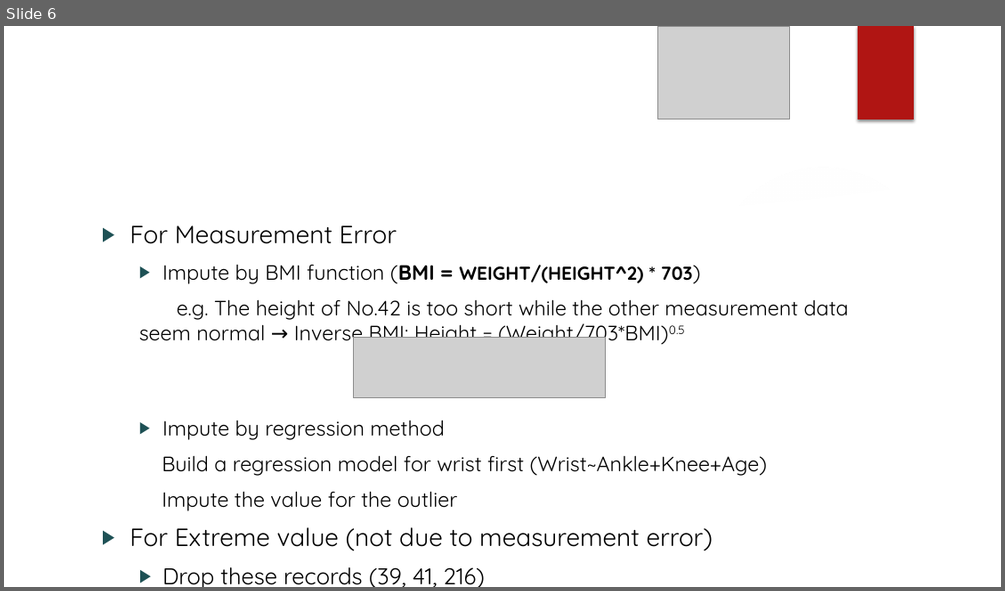
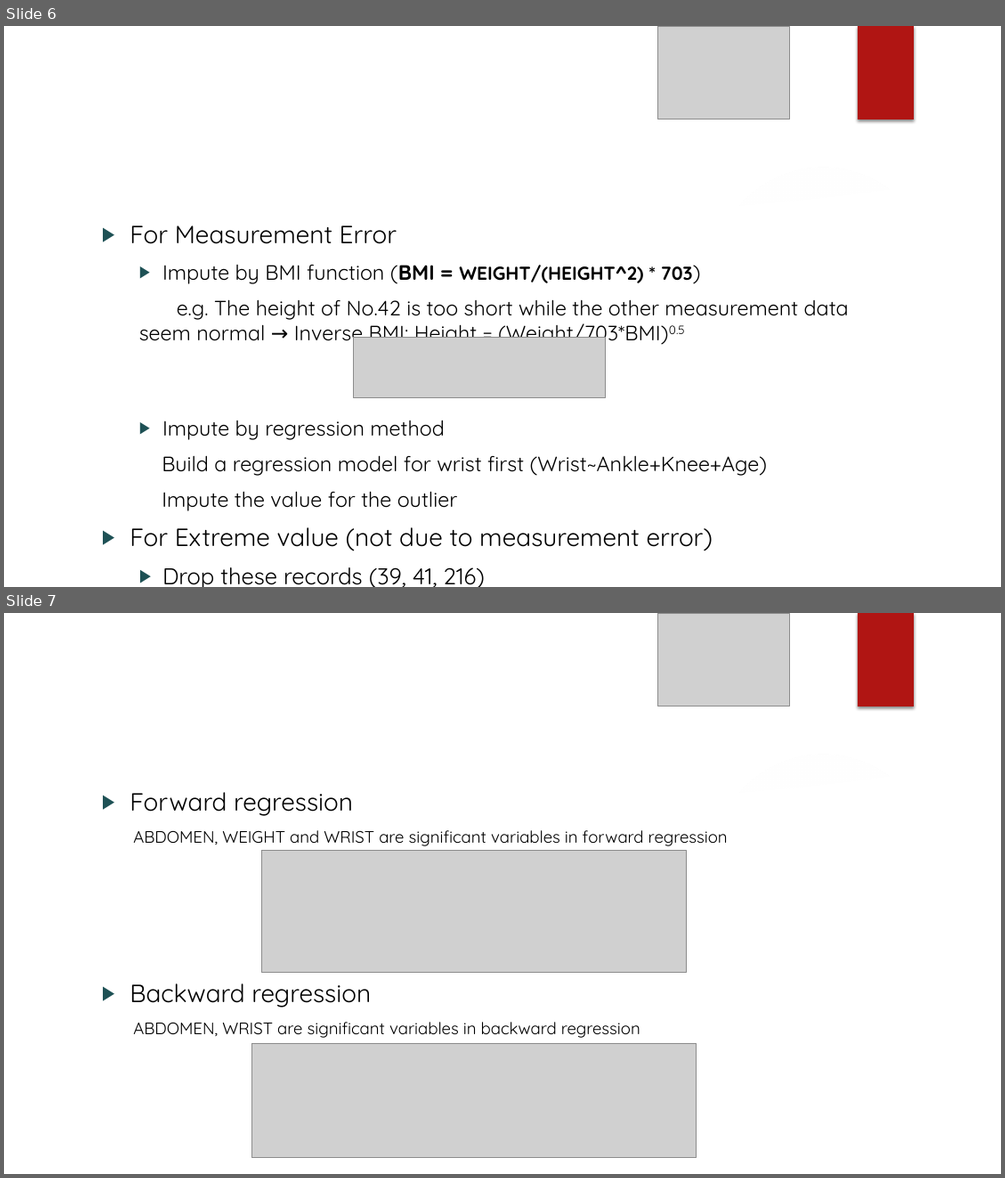
Before and after one commit to TroubleZN/Stat628_Bodyfat, a slide deck: Slides.pptx. Shown one above the other, each under a label of ours: slide 6 before the commit, slides 6 and 7 after it. The pictures are 1005x591 and 1005x1178 pixels, drawn with LibreOffice and Linux fonts; fonts in the diff are those of the drawing; grey boxes stand for pictures; background and template pictures are left out. Boxes give left, top, right and bottom in pixels: in the first picture for what was removed or moved away, otherwise in the second. Text is boxed around its words. In the diff, an @@ line names an element or a change of style, - is before the commit and + after.

```diff
--- a/Slides.pptx
+++ b/Slides.pptx
@@ slide 7 added at <box>4,613,1001,1174</box>, background picture (left out); not listed: 1 template element that a slide beside it also shows @@
@@ picture added at <box>658,613,789,706</box> @@
@@ rectangle added at <box>858,613,914,706</box>, fill #B01513 @@
@@ title added at <box>95,650,826,765</box>, 42 pt, text #FFFFFF @@
+Model Selection
@@ freeform shape added at <box>718,732,1001,800</box>, fill #FFFFFF at 20% opacity @@
@@ freeform shape added at <box>4,757,1001,1174</box>, fill #FFFFFF @@
@@ ellipse added at <box>708,750,938,981</box>, fill gradient #F3F3F3 @@
@@ text added at <box>129,792,728,1038</box>, 16 pt, text #000000 @@
+▶ Forward regression
+ABDOMEN, WEIGHT and WRIST are significant variables in forward regression
+▶ Backward regression
+ABDOMEN, WRIST are significant variables in backward regression
@@ picture added at <box>4,831,334,1174</box> @@
@@ picture added at <box>4,850,128,1043</box> @@
@@ picture added at <box>261,851,686,973</box> @@
@@ picture added at <box>252,1043,696,1158</box> @@
@@ picture added at <box>708,1111,789,1174</box> @@
```
Also in this commit, not shown: 1 other slide added.
